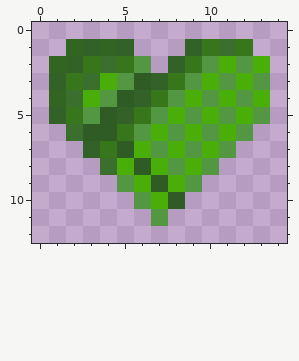
Two states of a pixel-art sprite, RawResources/UISprites/yggdrashell_heart_half_ui.png. Above: the version before the commit.
The file is 15x13 pixels.
After:
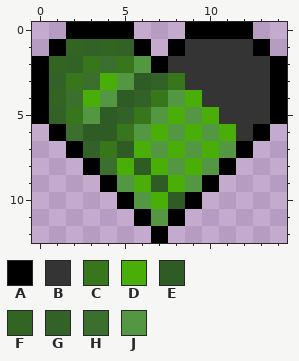
Palette (. is transparent): A #000000  B #343434  C #38761b  D #4aae08  E #2f5c24  F #326521  G #336228  H #3b6f2e  J #539743
What changed:
y 0: x 2..5 .... -> AAAA; x 9..12 .... -> AAAA
y 1: x 1 . -> A; x 6 . -> A; x 8..13 .GCHC. -> ABBBBA
y 2: x 0 . -> A; x 7..14 .GCJDJD. -> ABBBBBBA
y 3: x 0 . -> A; x 9..14 JDJDJ. -> BBBBBA
y 4: x 0 . -> A; x 10..14 JDJD. -> BBBBA
y 5: x 0 . -> A; x 11..14 JDJ. -> BBBA
y 6: x 1 . -> A; x 12..13 J. -> BA
y 7: x 2 . -> A; x 12 . -> A
y 8: x 3 . -> A; x 11 . -> A
y 9: x 4 . -> A; x 10 . -> A
y 10: x 5 . -> A; x 9 . -> A
y 11: x 6 . -> A; x 8 . -> A
y 12: x 7 . -> A
Pixel boxes of the changes (left, top, right, bottom) in both pictures:
changed: (32, 22, 287, 243)
